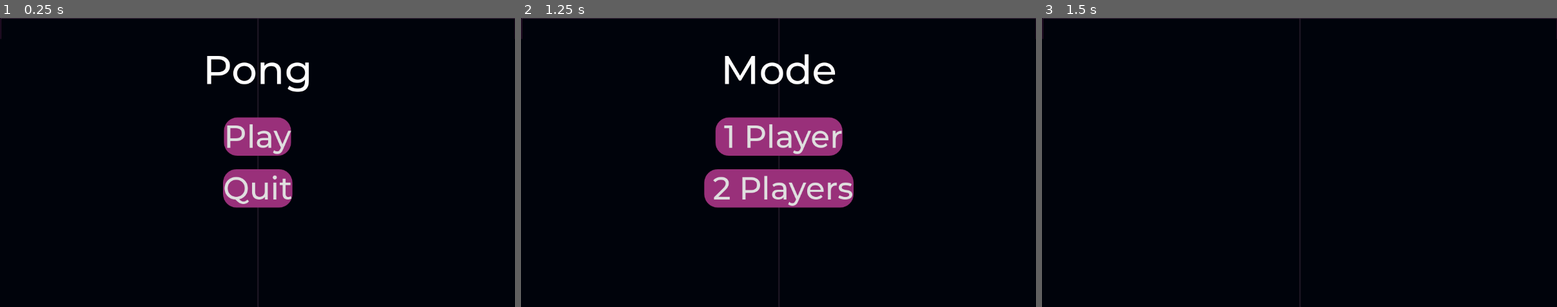
Above: before the commit, frames 1-3 (left to right).
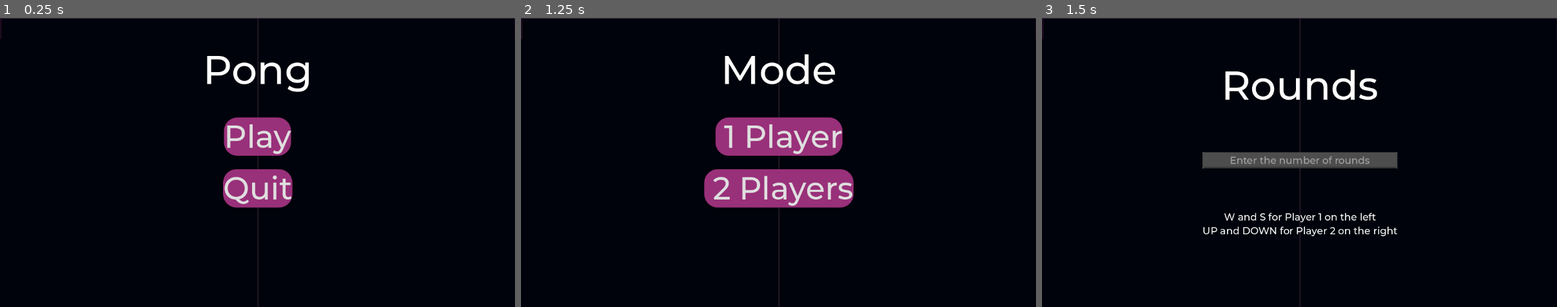
Above: after the commit, the same moments.

Repository: ginocarlo01/PongInGodot
Game: Godot game, scene res://scenes/main.tscn
Same seed, same stepped clock (60 frames per second), same inputs: the game is played once before the commit and once after it.
Inputs:
- Up to frame 1 (0.25 s): no input
- Up to frame 2 (1.25 s): click "Play" at 0.5 s
- Up to frame 3 (1.5 s): click "2 Players" at 1.25 s

Frames 1-2 are identical in both runs. In frame 3, 4.0% of the frame differs, in the area x 31-70%, y 17-76%.

Commit message:
Player 2 added

Diff:
--- a/new-game-project/project.godot
+++ b/new-game-project/project.godot
@@ -22,16 +22,24 @@
 
 [input]
 
-move_up={
+move_up_p1={
+"deadzone": 0.5,
+"events": [Object(InputEventKey,"resource_local_to_scene":false,"resource_name":"","device":-1,"window_id":0,"alt_pressed":false,"shift_pressed":false,"ctrl_pressed":false,"meta_pressed":false,"pressed":false,"keycode":0,"physical_keycode":87,"key_label":0,"unicode":119,"location":0,"echo":false,"script":null)
+]
+}
+move_down_p1={
+"deadzone": 0.5,
+"events": [Object(InputEventKey,"resource_local_to_scene":false,"resource_name":"","device":-1,"window_id":0,"alt_pressed":false,"shift_pressed":false,"ctrl_pressed":false,"meta_pressed":false,"pressed":false,"keycode":0,"physical_keycode":83,"key_label":0,"unicode":115,"location":0,"echo":false,"script":null)
+]
+}
+move_up_p2={
 "deadzone": 0.5,
 "events": [Object(InputEventKey,"resource_local_to_scene":false,"resource_name":"","device":-1,"window_id":0,"alt_press …(195 unchanged characters)…
-, Object(InputEventKey,"resource_local_to_scene":false,"resource_name":"","device":-1,"window_id":0,"alt_pressed":false,"shift_pressed":false,"ctrl_pressed":false,"meta_pressed":false,"pressed":false,"keycode":0,"physical_keycode":87,"key_label":0,"unicode":119,"location":0,"echo":false,"script":null)
 ]
 }
-move_down={
+move_down_p2={
 "deadzone": 0.5,
-"events": [Object(InputEventKey,"resource_local_to_scene":fa …(140 unchanged characters)… d":false,"keycode":0,"physical_keycode":83,"key_label":0,"unicode":115,"location":0,"echo":false,"script":null)
-, Object(InputEventKey,"resource_local_to_scene":false,"resource_name":"","device":-1,"window_id":0,"alt_pressed":false,"shift_pressed":false,"ctrl_pressed":false,"meta_pressed":false,"pressed":false,"keycode":0,"physical_keycode":4194322,"key_label":0,"unicode":0,"location":0,"echo":false,"script":null)
+"events": [Object(InputEventKey,"resource_local_to_scene":fa …(140 unchanged characters)… d":false,"keycode":0,"physical_keycode":4194322,"key_label":0,"unicode":0,"location":0,"echo":false,"script":null)
 ]
 }
 
--- a/new-game-project/scenes/ball.gd
+++ b/new-game-project/scenes/ball.gd
@@ -50,9 +50,10 @@
 func randomSpeed():
 	if possibleDirections.size() == 0:
 		assert(false, "No possible directions")
+
 	direction = possibleDirections[randi() % possibleDirections.size()]
+	direction.normalized()
 
-	direction.normalized()
 	pivotSprite.rotation = Vector2(1,0).angle_to(direction)
 	pivotSprite.show()
 
@@ -86,7 +87,7 @@
 	else:
 		newDir.x = 1
 
-	newDir.y = (dist / (collider.object_size.y / 2)) * MAX_Y_VECTOR * 1.2
+	newDir.y = (dist / (collider.object_size.y / 2)) * MAX_Y_VECTOR
 
 	return newDir.normalized()
 
--- a/new-game-project/scenes/machine.gd
+++ b/new-game-project/scenes/machine.gd
@@ -8,7 +8,9 @@
 @export var speed : int
 @export var ball : Ball
 @export var min_distance_to_ball := 10
+
 var screen_size
+@export var menu_up_height := 47
 var object_size
 var direction : int
 var canMove : bool
@@ -53,4 +55,4 @@
 
 	position.y -= moveBy
 
-	position = position.clamp(Vector2.ZERO + Vector2(0, 47) + object_size/2, screen_size - object_size/2)
+	position = position.clamp(Vector2.ZERO + Vector2(0, menu_up_height) + object_size/2, screen_size - object_size/2)
--- a/new-game-project/scenes/main.gd
+++ b/new-game-project/scenes/main.gd
@@ -7,6 +7,9 @@
 @export var ball : Ball
 @export var player : Player
 @export var machine : Machine
+
+#testing p2
+@export var player2 : Player
 
 @export var startBallPosition : Marker2D
 @export var startPlayerPosition : Marker2D
@@ -21,12 +24,23 @@
 var playerCounter : int = 0
 var machineCounter : int = 0
 
-func _ready() -> void:
+var qtyPlayer := 0
+
+func startTheGame():
+
+	qtyPlayer = GameParams.qtyPlayer
+	print(qtyPlayer)
 	ball.position = startBallPosition.position
 	player.position = startPlayerPosition.position
-	machine.position = startMachinePosition.position
+	if qtyPlayer == 1:
+		machine.position = startMachinePosition.position
+		player2.position = Vector2(1000,1000)
+	else:
+		player2.position = startMachinePosition.position
+		machine.position = Vector2(1000,1000)
 
-func startTheGame():
+	#testing p2
+
 	startTimer.start()
 	startLabel.show()
 
@@ -39,7 +53,12 @@
 	setAllObjects(true)
 	ball.start(startBallPosition.position)
 	player.start(startPlayerPosition.position)
-	machine.start(startMachinePosition.position)
+	if qtyPlayer == 1:
+		machine.start(startMachinePosition.position)
+	#testing p2
+	else:
+		player2.start(startMachinePosition.position)
+
 	if counterTimer.is_stopped():
 		counterTimer.start()
 
@@ -53,7 +72,11 @@
 	roundsCounter+=1
 	ball.position = startBallPosition.position
 	player.position = startPlayerPosition.position
-	machine.position = startMachinePosition.position
+	if qtyPlayer == 1:
+		machine.position = startMachinePosition.position
+	#testing p2
+	else:
+		player2.position = startMachinePosition.position
 
 	if playerWon:
 		playerCounter+=1
@@ -85,8 +108,13 @@
 func setAllObjects(value : bool):
 	player.set_process(value)
 	player.set_physics_process(value)
-	machine.set_process(value)
-	machine.set_physics_process(value)
+	if qtyPlayer == 1:
+		machine.set_process(value)
+		machine.set_physics_process(value)
+	#testing p2
+	else:
+		player2.set_process(value)
+		player2.set_physics_process(value)
 	ball.position = startBallPosition.position
 	ball.set_process(value)
 	ball.set_physics_process(value)
--- a/new-game-project/scenes/main.tscn
+++ b/new-game-project/scenes/main.tscn
@@ -1,13 +1,15 @@
-[gd_scene load_steps=23 format=3 uid="uid://b5ifgdpvrtgm7"]
+[gd_scene load_steps=25 format=3 uid="uid://b5ifgdpvrtgm7"]
 
 [ext_resource type="Script" path="res://scenes/main.gd" id="1_u8cia"]
 [ext_resource type="Texture2D" uid="uid://dwdrw05vsyn7p" path="res://art/ScoreBar.png" id="2_s7r2q"]
 [ext_resource type="Texture2D" uid="uid://qggpu2qhpvga" path="res://art/Board.png" id="3_uoxx2"]
 [ext_resource type="FontFile" uid="uid://dxw8lg2sdm1fj" path="res://fonts/Montserrat-Medium.ttf" id="4_4slri"]
 [ext_resource type="Script" path="res://scenes/point_manager.gd" id="4_auir8"]
+[ext_resource type="Texture2D" uid="uid://dfraxfd4ay5s1" path="res://art/Player.png" id="4_hgcq5"]
 [ext_resource type="PackedScene" uid="uid://ioxhwy75wy02" path="res://scenes/player.tscn" id="4_vatdd"]
 [ext_resource type="PackedScene" uid="uid://cqo2r7thliwx" path="res://scenes/ball.tscn" id="5_ego0u"]
 [ext_resource type="PackedScene" uid="uid://d3osaqlo3l31x" path="res://scenes/machine.tscn" id="5_fgki7"]
+[ext_resource type="Texture2D" uid="uid://dbybprhc4cl3e" path="res://art/Computer.png" id="5_j0p1a"]
 [ext_resource type="Script" path="res://scenes/in_game_ui.gd" id="5_w6ovs"]
 [ext_resource type="Script" path="res://scenes/time_manager.gd" id="6_2ni01"]
 [ext_resource type="Script" path="res://scenes/sfxManager.gd" id="11_dfy8c"]
@@ -43,12 +45,13 @@
 corner_radius_bottom_right = 30
 corner_radius_bottom_left = 30
 
-[node name="Main" type="Node2D" node_paths=PackedStringArray("ball", "player", "machine", "startBallPosition", "startPlayerPosition", "startMachinePosition", "startTimer", "counterTimer", "startLabel")]
+[node name="Main" type="Node2D" node_paths=PackedStringArray("ball", "player", "machine", "player2", "startBallPosition", "startPlayerPosition", "startMachinePosition", "startTimer", "counterTimer", "startLabel")]
 position = Vector2(1, 0)
 script = ExtResource("1_u8cia")
 ball = NodePath("Ball2")
 player = NodePath("Player")
 machine = NodePath("Machine")
+player2 = NodePath("Player2")
 startBallPosition = NodePath("StartCoords/BallStart")
 startPlayerPosition = NodePath("StartCoords/PlayerStart")
 startMachinePosition = NodePath("StartCoords/MachineStart")
@@ -61,12 +64,24 @@
 scale = Vector2(1.68, 1.68)
 texture = ExtResource("3_uoxx2")
 
-[node name="Player" parent="." groups=["Player"] instance=ExtResource("4_vatdd")]
+[node name="Player" parent="." node_paths=PackedStringArray("sprite") groups=["Player"] instance=ExtResource("4_vatdd")]
 position = Vector2(100, 324)
 collision_layer = 4
 speed = 400
+player_n = 1
+look_of_player = ExtResource("4_hgcq5")
+sprite = NodePath("Sprite2D")
+
+[node name="Player2" parent="." node_paths=PackedStringArray("sprite") groups=["Player"] instance=ExtResource("4_vatdd")]
+position = Vector2(-100, 324)
+collision_layer = 4
+speed = 400
+player_n = 2
+look_of_player = ExtResource("5_j0p1a")
+sprite = NodePath("Sprite2D")
 
 [node name="Machine" parent="." node_paths=PackedStringArray("ball") groups=["Machine"] instance=ExtResource("5_fgki7")]
+position = Vector2(-109, -84)
 collision_layer = 8
 easySpeed = 300
 normalSpeed = 450
@@ -237,7 +252,6 @@
 main = NodePath("../..")
 
 [node name="TextureRect" type="TextureRect" parent="UI/StartGameUI"]
-visible = false
 layout_mode = 2
 texture = ExtResource("3_uoxx2")
 
@@ -259,6 +273,7 @@
 "
 
 [node name="Victory" type="VBoxContainer" parent="UI/StartGameUI"]
+visible = false
 layout_mode = 2
 size_flags_horizontal = 4
 size_flags_vertical = 0
@@ -308,7 +323,6 @@
 "
 
 [node name="Rounds" type="VBoxContainer" parent="UI/StartGameUI"]
-visible = false
 layout_mode = 2
 size_flags_horizontal = 4
 size_flags_vertical = 0
@@ -333,7 +347,14 @@
 placeholder_text = "Enter the number of rounds"
 alignment = 1
 
+[node name="Orientation" type="Label" parent="UI/StartGameUI/Rounds"]
+layout_mode = 2
+text = "W and S for Player 1 on the left
+UP and DOWN for Player 2 on the right"
+horizontal_alignment = 1
+
 [node name="Buttons" type="VBoxContainer" parent="UI/StartGameUI"]
+visible = false
 layout_mode = 2
 size_flags_horizontal = 4
 size_flags_vertical = 4
@@ -470,3 +491,6 @@
 [connection signal="timeout" from="TimeCounter" to="TimeManager" method="_on_time_counter_timeout"]
 [connection signal="timeout" from="StartGame" to="." method="_on_start_game_timeout"]
 [connection signal="timeout" from="StartGame" to="UI/InGameUI" method="_on_start_game_timeout"]
+
+[editable path="Player"]
+[editable path="Player2"]
--- a/new-game-project/scenes/player.gd
+++ b/new-game-project/scenes/player.gd
@@ -6,11 +6,17 @@
 var object_size
 var direction
 
+@export var player_n : int  #TODO: PUT DROP DOWN HERE
+@export var look_of_player : CompressedTexture2D
+@export var sprite : Sprite2D
+
+@export var menu_up_height := 47
+
 var canMove : bool
 
 func _ready() -> void:
+	sprite.texture = look_of_player
 	screen_size = get_viewport_rect().size
-
 	object_size = $CollisionShape2D.shape.get_rect().size
 
 
@@ -22,13 +28,13 @@
 func _process(delta: float) -> void:
 	if !canMove: return
 	direction = Vector2.ZERO
-	if Input.is_action_pressed("move_down"):
+	if Input.is_action_pressed("move_down_p" + str(player_n)):
 		direction.y += 1
-	if Input.is_action_pressed("move_up"):
+	if Input.is_action_pressed("move_up_p" + str(player_n)):
 		direction.y -= 1
 
 	if direction.length() > 0:
 		direction.normalized()
 
 	position += direction * speed * delta
-	position = position.clamp(Vector2.ZERO + Vector2(0, 47) + object_size/2, screen_size - object_size/2)
+	position = position.clamp(Vector2.ZERO + Vector2(0, menu_up_height) + object_size/2, screen_size - object_size/2)
--- a/new-game-project/scenes/start_game_ui.gd
+++ b/new-game-project/scenes/start_game_ui.gd
@@ -42,7 +42,7 @@
 func _on_player_pressed() -> void:
 	modelCont.hide()
 	modeButt.hide()
-
+	GameParams.qtyPlayer = 1
 
 	diffCont.show()
 	diffButt.show()
@@ -51,6 +51,10 @@
 	modelCont.hide()
 	modeButt.hide()
 
+	GameParams.qtyPlayer = 2
+	GameParams.level = 1
+
+	roundsCont.show()
 
 
 func _on_easy_pressed() -> void:
--- a/new-game-project/singleton/game_parameters.gd
+++ b/new-game-project/singleton/game_parameters.gd
@@ -2,3 +2,4 @@
 
 var level := 0
 var rounds := 0
+var qtyPlayer := 0
